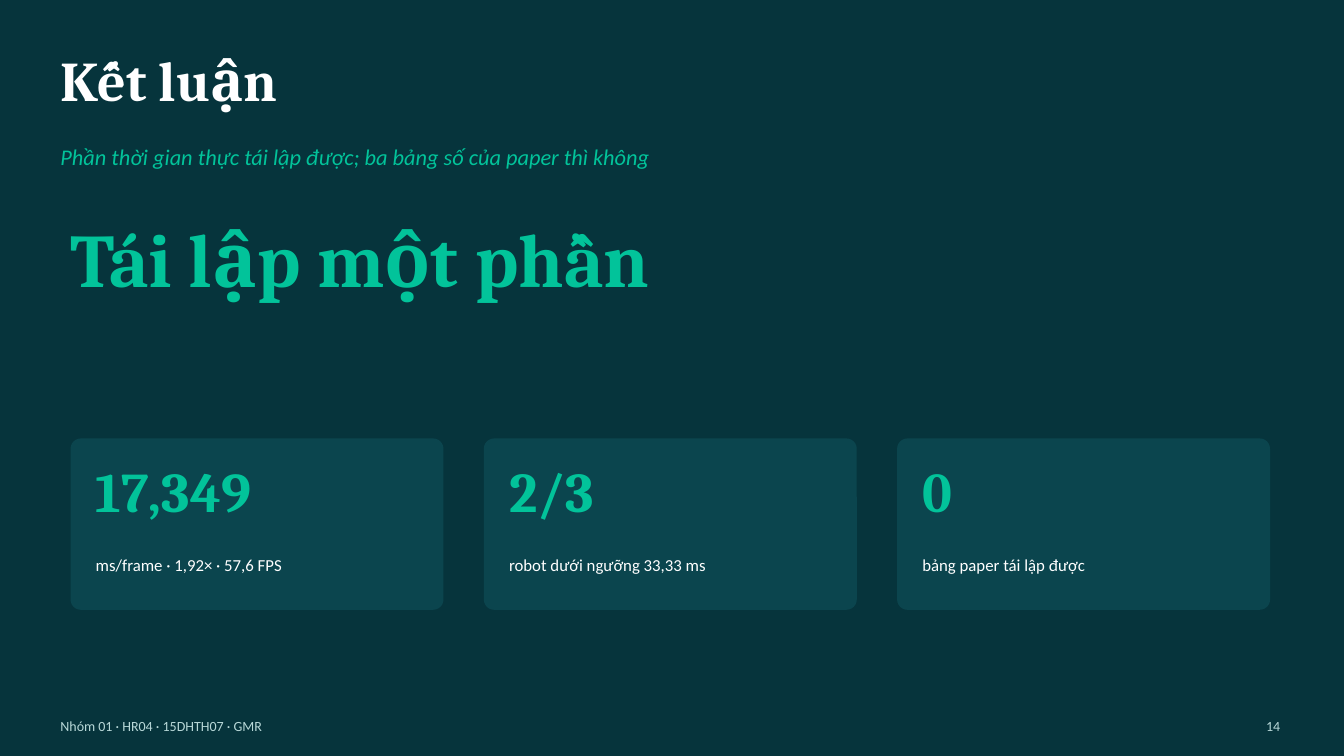
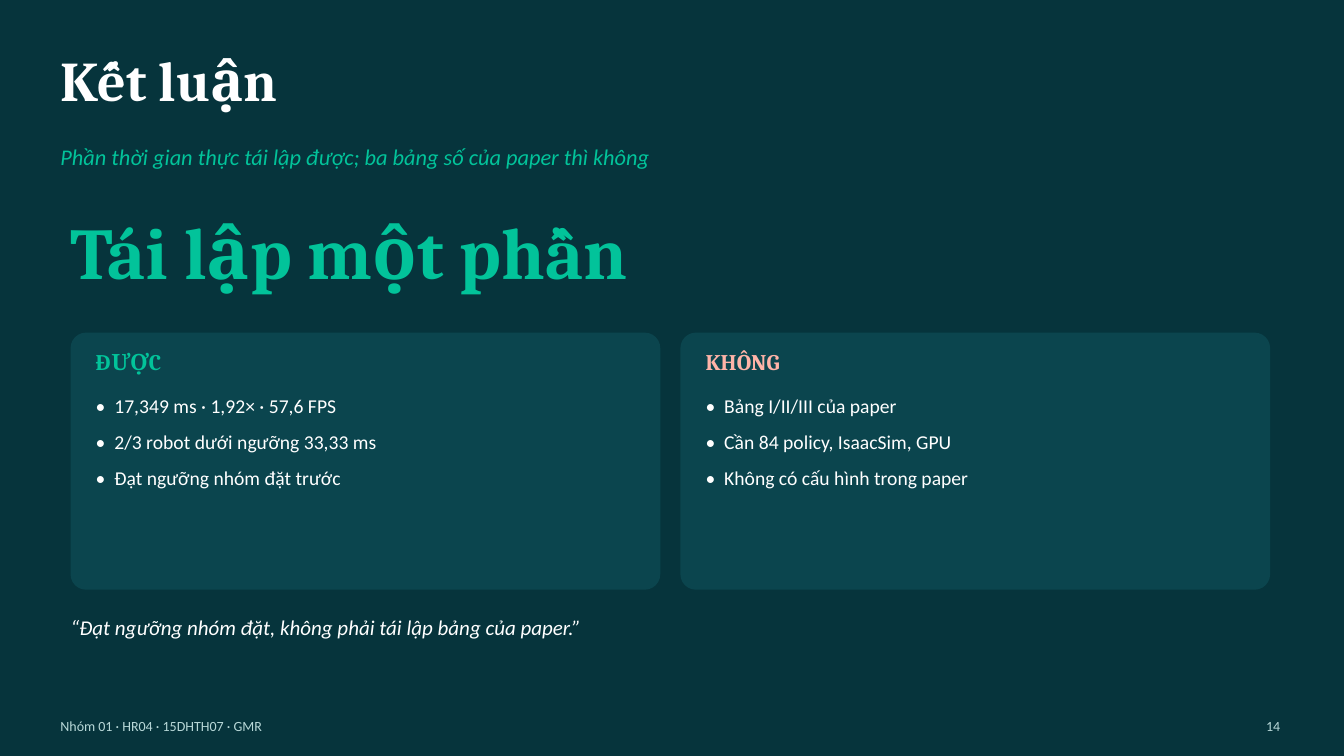
Before and after one commit to mtzwyu/GMR-Humanoid-Retargeting-Benchmark, a slide deck: slide 14 of report/slides.pptx. Drawn at 1344x756 pixels with LibreOffice and Linux fonts; fonts in the diff are those of the drawing. Boxes give left, top, right and bottom in pixels: in the first picture for what was removed or moved away, otherwise in the second. Text is boxed around its words. In the diff, an @@ line names an element or a change of style, - is before the commit and + after.

```diff
--- a/report/slides.pptx
+++ b/report/slides.pptx
@@ text "Tái lập một phần" at box(71, 227, 169, 280): size 54 to 52 pt @@
@@ rounded rectangle: place and size @@
-rounded rectangle at box(71, 439, 444, 610)
+rounded rectangle at box(71, 333, 660, 590)
@@ text added at box(96, 348, 630, 388), 16 pt, text #02C39A, bold @@
+ĐƯỢC
@@ rounded rectangle: place and size @@
-rounded rectangle at box(897, 439, 1270, 610)
+rounded rectangle at box(681, 333, 1270, 590)
@@ text added at box(706, 350, 780, 371), 16 pt, text #FFB4A8, bold @@
+KHÔNG
@@ text added at box(114, 399, 376, 489), 14 pt, text #FFFFFF @@
+• 17,349 ms · 1,92× · 57,6 FPS
+• 2/3 robot dưới ngưỡng 33,33 ms
+• Đạt ngưỡng nhóm đặt trước
@@ text added at box(724, 399, 968, 489), 14 pt, text #FFFFFF @@
+• Bảng I/II/III của paper
+• Cần 84 policy, IsaacSim, GPU
+• Không có cấu hình trong paper
@@ rounded rectangle removed at box(484, 439, 857, 610) @@
@@ text removed at box(96, 474, 251, 520) @@
-17,349
@@ text removed at box(509, 473, 594, 520) @@
-2/3
@@ text removed at box(922, 474, 952, 513) @@
-0
@@ text removed at box(96, 559, 282, 573) @@
-ms/frame · 1,92× · 57,6 FPS
@@ text removed at box(509, 559, 706, 574) @@
-robot dưới ngưỡng 33,33 ms
@@ text removed at box(922, 559, 1085, 574) @@
-bảng paper tái lập được
@@ text added at box(71, 620, 581, 639), 15 pt, text #FFFFFF, italic @@
+“Đạt ngưỡng nhóm đặt, không phải tái lập bảng của paper.”
```
Also in this commit, not shown: 8 other slides changed, 6 slides added, 6 slides removed, 6 other files.
